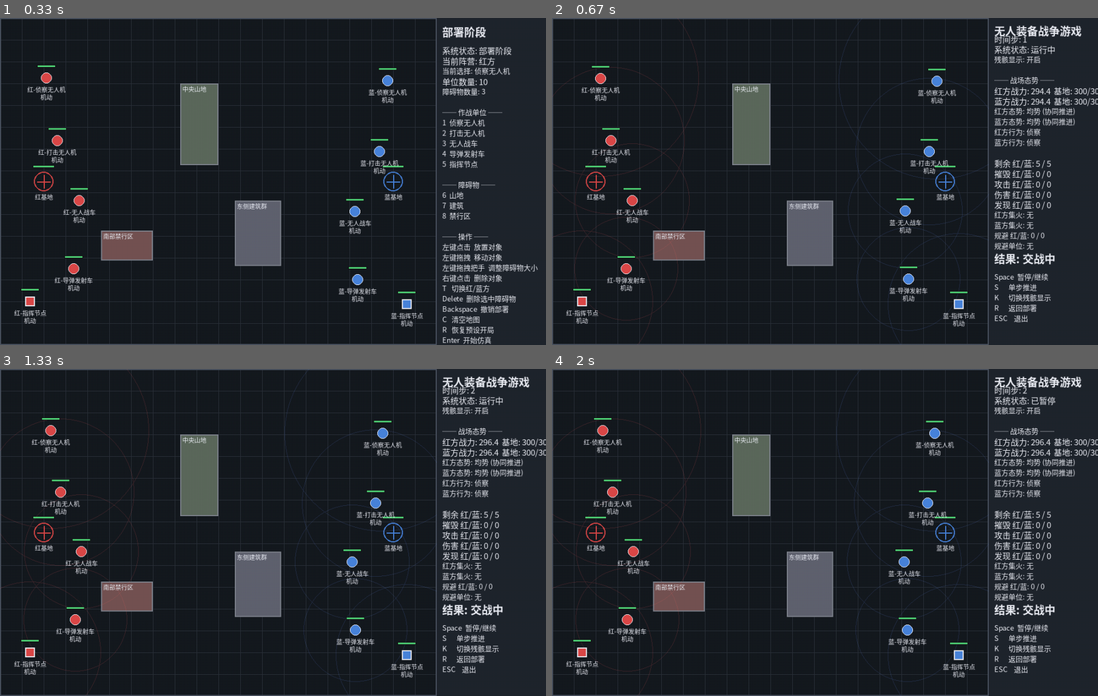
Above: before the commit, frames 1-4 (two rows, left to right).
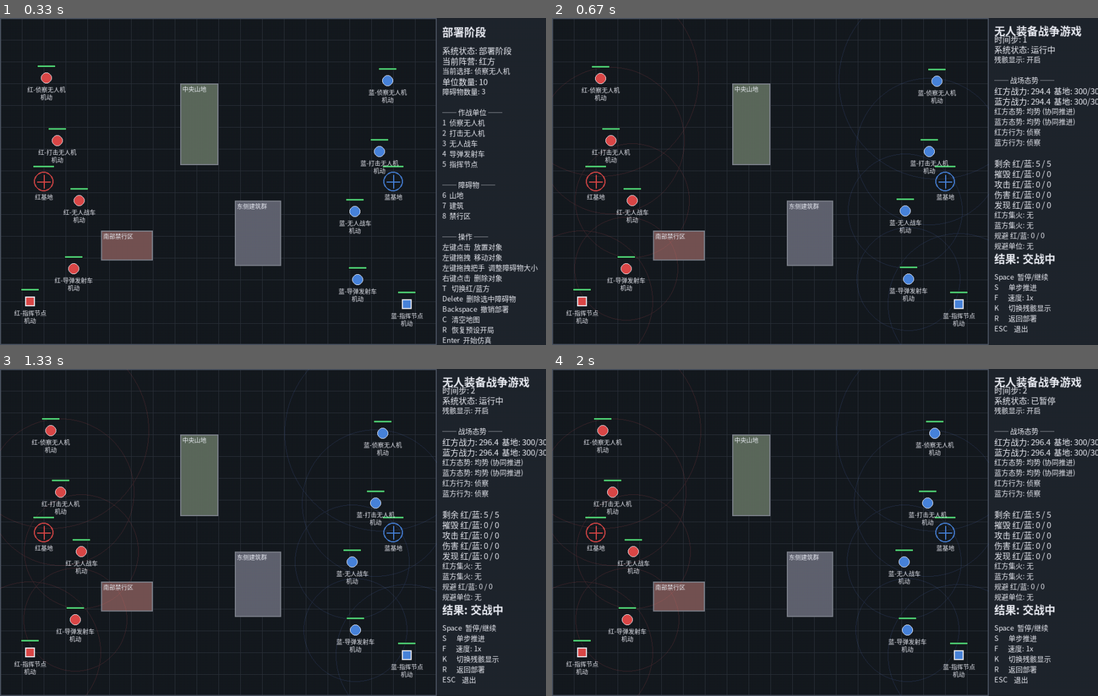
Above: after the commit, the same moments.

Repository: genfa-bit/UAV_WarGame
Game: pygame game, started from main.py
The game is run twice, just before and just after one commit, with the same random seed, the same clock (stepped at 60 frames per second) and the same inputs.
Inputs (mouse positions are in pixels of both pictures, inside the frame that each line leads up to):
- Up to frame 1 (0.33 s): no input
- Up to frame 2 (0.67 s): tap Enter at 0.33 s
- Up to frame 3 (1.33 s): tap Space at 0.67, 1.07 s; move the mouse to (338, 509) at 1.03 s
- Up to frame 4 (2 s): tap Space at 1.37 s; press the mouse at (726, 650) at 1.87 s; move the mouse to (841, 565) at 1.97 s

Frame 1 is identical in both runs. In frame 2, 0.4% of the frame differs, in the area x 81-92%, y 84-97%; in frame 3, 0.4%; in frame 4, 0.4%.

Commit message:
实现加速功能，通过按键F切换

Diff:
--- a/config.py
+++ b/config.py
@@ -10,6 +10,12 @@
 # ── 仿真参数 ──────────────────────────────────────────────────
 FPS = 60
 SIMULATION_INTERVAL_MS = 220
+SIM_SPEED_LEVELS = [
+    ("1x", 220),
+    ("2x", 110),
+    ("4x", 55),
+    ("MAX", 0),
+]
 
 # ── 颜色常量 ──────────────────────────────────────────────────
 BACKGROUND_COLOR = (22, 26, 32)
--- a/main.py
+++ b/main.py
@@ -25,7 +25,7 @@
         K_DELETE = 127
         K_1 = 49; K_2 = 50; K_3 = 51; K_4 = 52; K_5 = 53
         K_6 = 54; K_7 = 55; K_8 = 56
-        K_c = 99; K_m = 109; K_r = 114; K_s = 115; K_t = 116
+        K_c = 99; K_f = 102; K_m = 109; K_r = 114; K_s = 115; K_t = 116
         K_e = 101; K_k = 107; K_l = 108
         KMOD_CTRL = 64
         SRCALPHA = 0x00010000
@@ -50,6 +50,7 @@
     GAME_RUNNING,
     SCREEN_HEIGHT,
     SCREEN_WIDTH,
+    SIM_SPEED_LEVELS,
     SIMULATION_INTERVAL_MS,
 )
 from core.deployment import DeploymentManager
@@ -82,6 +83,8 @@
     game_state = GAME_DEPLOYMENT
     running = True
     last_step_time = pygame.time.get_ticks()
+    sim_speed_index = 0
+    sim_interval_ms = SIM_SPEED_LEVELS[0][1]
 
     while running:
         ctrl_held = pygame.key.get_mods() & pygame.KMOD_CTRL
@@ -130,13 +133,14 @@
                 last_step_time = pygame.time.get_ticks()
 
             elif event.type == pygame.KEYDOWN and game_state != GAME_DEPLOYMENT:
-                simulator, game_state, deployment, battlefield = handle_runtime_key(
-                    event.key, simulator, game_state, deployment, battlefield)
+                simulator, game_state, deployment, battlefield, sim_speed_index = handle_runtime_key(
+                    event.key, simulator, game_state, deployment, battlefield, sim_speed_index)
+                sim_interval_ms = SIM_SPEED_LEVELS[sim_speed_index][1]
                 last_step_time = pygame.time.get_ticks()
 
         now = pygame.time.get_ticks()
         if game_state == GAME_RUNNING and simulator and \
-           now - last_step_time >= SIMULATION_INTERVAL_MS:
+           now - last_step_time >= sim_interval_ms:
             simulator.step()
             if simulator.winner:
                 game_state = GAME_FINISHED
@@ -145,7 +149,7 @@
         if game_state == GAME_DEPLOYMENT:
             renderer.render_deployment(battlefield, deployment.display_units(), deployment)
         elif simulator:
-            renderer.render(simulator, game_state)
+            renderer.render(simulator, game_state, sim_speed_index)
 
         pygame.display.flip()
         clock.tick(FPS)
@@ -174,7 +178,8 @@
     return simulator, game_state, deployment, battlefield, running
 
 
-def handle_runtime_key(key, simulator, game_state, deployment, battlefield):
+def handle_runtime_key(key, simulator, game_state, deployment, battlefield,
+                       sim_speed_index):
     if key == pygame.K_SPACE:
         if game_state == GAME_RUNNING:
             game_state = GAME_PAUSED
@@ -184,13 +189,15 @@
             game_state in (GAME_RUNNING, GAME_PAUSED, GAME_FINISHED):
         simulator.step()
         game_state = GAME_FINISHED if simulator.winner else GAME_PAUSED
+    elif key == pygame.K_f:
+        sim_speed_index = (sim_speed_index + 1) % len(SIM_SPEED_LEVELS)
     elif key == pygame.K_k and simulator:
         simulator.show_wrecks = not simulator.show_wrecks
     elif key == pygame.K_r:
         deployment, battlefield = create_deployment()
         simulator = None
         game_state = GAME_DEPLOYMENT
-    return simulator, game_state, deployment, battlefield
+    return simulator, game_state, deployment, battlefield, sim_speed_index
 
 
 if __name__ == "__main__":
--- a/tests/test_state_transition.py
+++ b/tests/test_state_transition.py
@@ -30,12 +30,13 @@
 def test_running_space_pauses():
     deployment, battlefield = create_deployment()
 
-    simulator, state, deployment, battlefield = handle_runtime_key(
+    simulator, state, deployment, battlefield, _ = handle_runtime_key(
         pygame.K_SPACE,
         None,
         GAME_RUNNING,
         deployment,
         battlefield,
+        0,
     )
 
     assert state == GAME_PAUSED
@@ -44,12 +45,13 @@
 def test_paused_space_resumes():
     deployment, battlefield = create_deployment()
 
-    simulator, state, deployment, battlefield = handle_runtime_key(
+    simulator, state, deployment, battlefield, _ = handle_runtime_key(
         pygame.K_SPACE,
         None,
         GAME_PAUSED,
         deployment,
         battlefield,
+        0,
     )
 
     assert state == GAME_RUNNING
@@ -58,12 +60,13 @@
 def test_r_returns_to_deployment_from_running():
     deployment, battlefield = create_deployment()
 
-    simulator, state, deployment, battlefield = handle_runtime_key(
+    simulator, state, deployment, battlefield, _ = handle_runtime_key(
         pygame.K_r,
         None,
         GAME_RUNNING,
         deployment,
         battlefield,
+        0,
     )
 
     assert state == GAME_DEPLOYMENT
@@ -73,12 +76,13 @@
 def test_finished_r_returns_to_deployment():
     deployment, battlefield = create_deployment()
 
-    simulator, state, deployment, battlefield = handle_runtime_key(
+    simulator, state, deployment, battlefield, _ = handle_runtime_key(
         pygame.K_r,
         None,
         GAME_FINISHED,
         deployment,
         battlefield,
+        0,
     )
 
     assert state == GAME_DEPLOYMENT
--- a/ui/panel.py
+++ b/ui/panel.py
@@ -24,7 +24,8 @@
 
     # ── 运行阶段 ──────────────────────────────────────────────
 
-    def draw_runtime(self, surface: pygame.Surface, simulator, game_state: str) -> None:
+    def draw_runtime(self, surface: pygame.Surface, simulator, game_state: str,
+                     speed_label: str = "1x") -> None:
         self._draw_background(surface)
         snapshot = simulator.status_snapshot()
         wreck_status = "开启" if simulator.show_wrecks else "关闭"
@@ -55,6 +56,7 @@
             ("", self.font),
             ("Space  暂停/继续", self.small_font),
             ("S      单步推进", self.small_font),
+            (f"F      速度: {speed_label}", self.small_font),
             ("K      切换残骸显示", self.small_font),
             ("R      返回部署", self.small_font),
             ("ESC    退出", self.small_font),
--- a/ui/renderer.py
+++ b/ui/renderer.py
@@ -19,6 +19,7 @@
     OBSTACLE_COLOR,
     RED_COLOR,
     RESIZE_HANDLE,
+    SIM_SPEED_LEVELS,
     STATUS_DESTROYED,
     STATUS_LABELS,
     TEXT_COLOR,
@@ -39,7 +40,7 @@
 
     # ── 运行阶段 ──────────────────────────────────────────────
 
-    def render(self, simulator, game_state: str) -> None:
+    def render(self, simulator, game_state: str, sim_speed_index: int = 0) -> None:
         self.screen.fill(BACKGROUND_COLOR)
         self._draw_grid()
         self._draw_bases(simulator.battlefield)
@@ -49,7 +50,8 @@
         visible = simulator.units if simulator.show_wrecks else [
             u for u in simulator.units if not u.is_destroyed]
         self._draw_units(visible, simulator.show_wrecks)
-        self.panel.draw_runtime(self.screen, simulator, game_state)
+        speed_label = SIM_SPEED_LEVELS[sim_speed_index][0]
+        self.panel.draw_runtime(self.screen, simulator, game_state, speed_label)
 
     # ── 部署阶段 ──────────────────────────────────────────────
 
Not shown, changed: README.md
Not shown, changed: docs/概要设计.md
